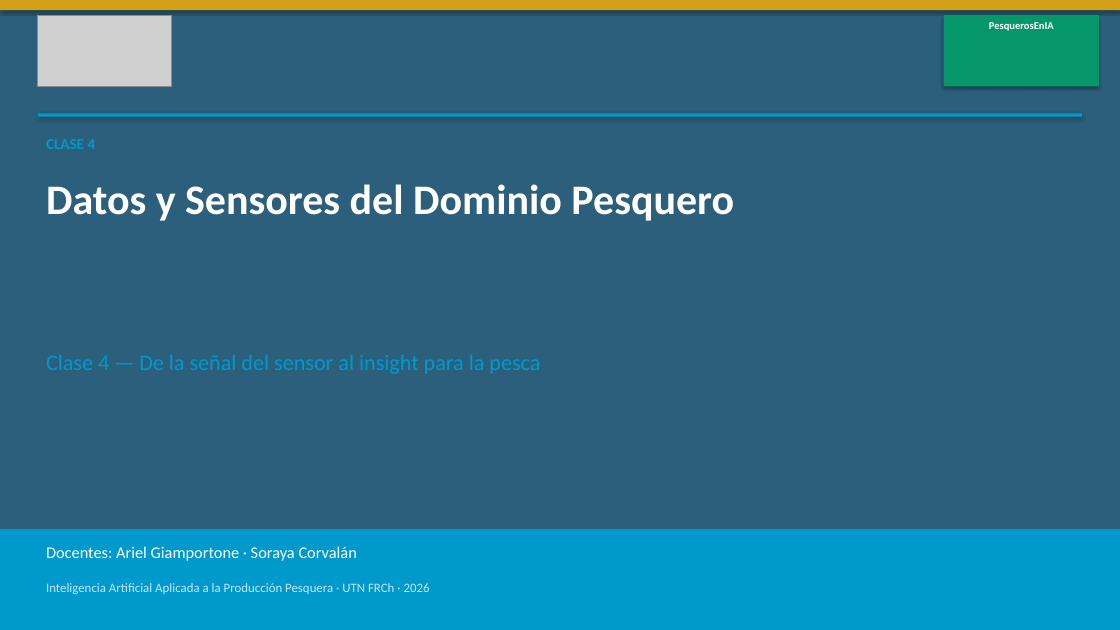
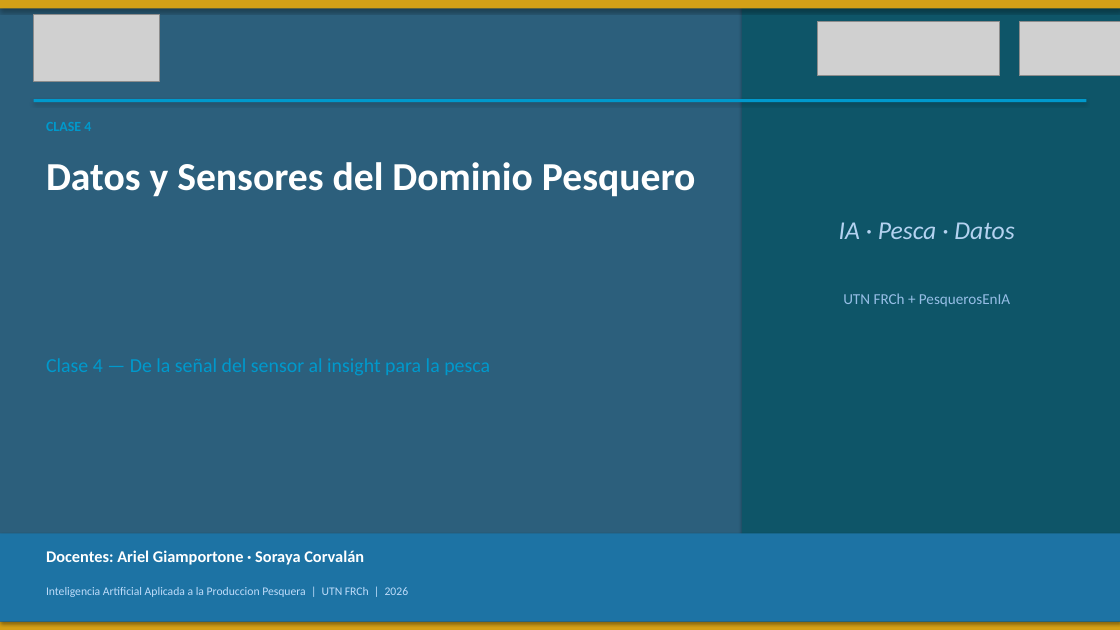
Before and after one commit to PesquerosEnIA/curso-ia-produccion-pesquera, a slide deck: slide 1 of clase_04_datos_sensores/slides/slides_clase04.pptx. Drawn at 1120x630 pixels with LibreOffice and Linux fonts; fonts in the diff are those of the drawing; grey boxes stand for pictures. Boxes give left, top, right and bottom in pixels: in the first picture for what was removed or moved away, otherwise in the second. Text is boxed around its words. In the diff, an @@ line names an element or a change of style, - is before the commit and + after.

```diff
--- a/clase_04_datos_sensores/slides/slides_clase04.pptx
+++ b/clase_04_datos_sensores/slides/slides_clase04.pptx
@@ picture resized from (x1=38, y1=15, x2=171, y2=87) to (x1=34, y1=14, x2=159, y2=82) @@
@@ rectangle added at (x1=742, y1=0, x2=1120, y2=630), fill #0E5568 @@
@@ picture added at (x1=818, y1=21, x2=1000, y2=76) @@
@@ rectangle removed at (x1=944, y1=15, x2=1099, y2=87) @@
@@ text removed at (x1=989, y1=22, x2=1054, y2=31) @@
-PesquerosEnIA
@@ picture added at (x1=1019, y1=21, x2=1120, y2=76) @@
@@ rectangle resized from (x1=38, y1=113, x2=1082, y2=117) to (x1=34, y1=99, x2=1086, y2=103) @@
@@ text "Datos y Sensores del Dominio ..." moved from (x1=46, y1=184, x2=734, y2=221) to (x1=46, y1=162, x2=696, y2=197) @@
@@ text "Datos y Sensores del Dominio ..." at (x1=46, y1=162, x2=696, y2=197): size 36 to 34 pt @@
@@ text added at (x1=839, y1=222, x2=1014, y2=239), 22 pt, text #B4D2F0, italic @@
+IA · Pesca · Datos
@@ text added at (x1=843, y1=293, x2=1010, y2=307), 13 pt, text #96BEE6 @@
+UTN FRCh + PesquerosEnIA
@@ rectangle resized from (x1=0, y1=529, x2=1120, y2=630) to (x1=0, y1=534, x2=1120, y2=622) @@
@@ rectangle at (x1=0, y1=534, x2=1120, y2=622): fill #0099CC to #1D73A4 @@
@@ text "Docentes: Ariel Giamportone · Soraya ..." at (x1=46, y1=550, x2=364, y2=565): bold on @@
@@ text at (x1=46, y1=587, x2=409, y2=597): text changed; size 11 to 10 pt; text colour #C8E6FF to #BEDCFA @@
-Inteligencia Artificial Aplicada a la Producción Pesquera · UTN FRCh · 2026
+Inteligencia Artificial Aplicada a la Produccion Pesquera | UTN FRCh | 2026
@@ rectangle added at (x1=0, y1=622, x2=1120, y2=630), fill #D4A017 @@
```
Also in this commit, not shown: 17 other slides changed, 8 other files.
